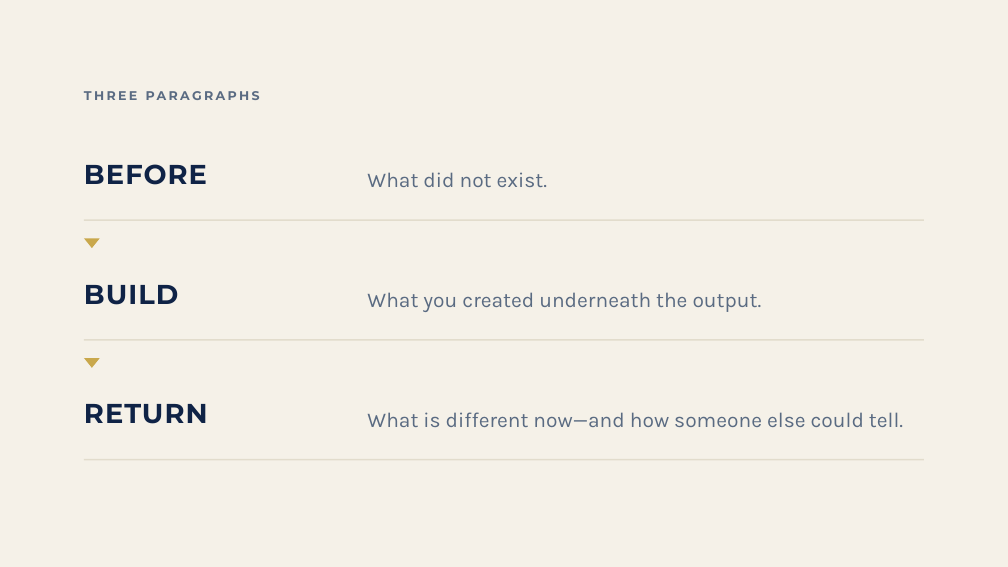
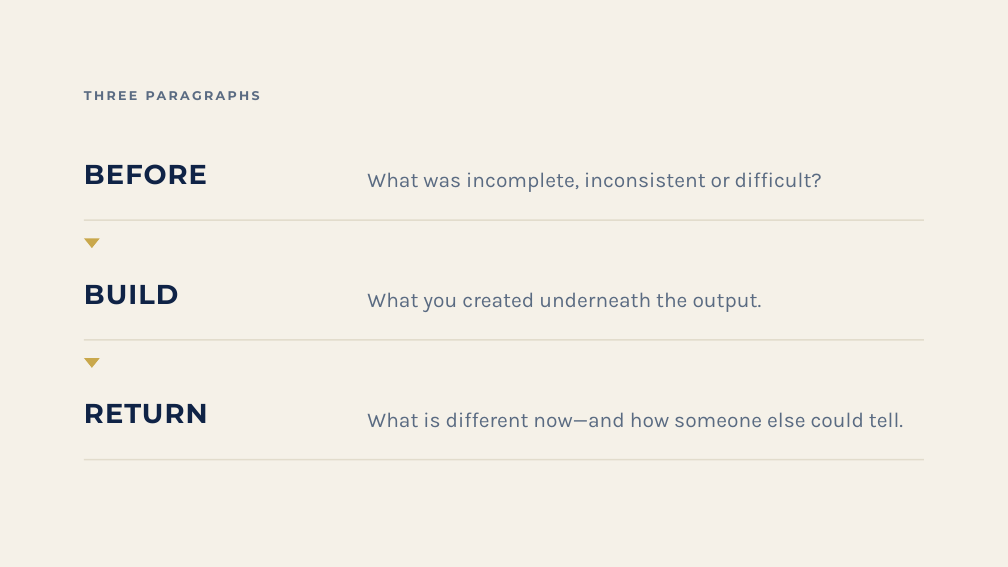
Before and after one commit to temidanielle/temidayoafonja-site, a slide deck: slide 10 of deliverables/video-7-slides/out/Video_7_Main_Slides.pptx. Drawn at 1008x567 pixels with LibreOffice and Linux fonts; fonts in the diff are those of the drawing. Boxes give left, top, right and bottom in pixels: in the first picture for what was removed or moved away, otherwise in the second. Text is boxed around its words. In the diff, an @@ line names an element or a change of style, - is before the commit and + after.

```diff
--- a/deliverables/video-7-slides/out/Video_7_Main_Slides.pptx
+++ b/deliverables/video-7-slides/out/Video_7_Main_Slides.pptx
@@ text at (x1=367, y1=172, x2=822, y2=192): text changed @@
-What did not exist.
+What was incomplete, inconsistent or difficult?
```
Also in this commit, not shown: 1 other slide changed, 11 other files.
